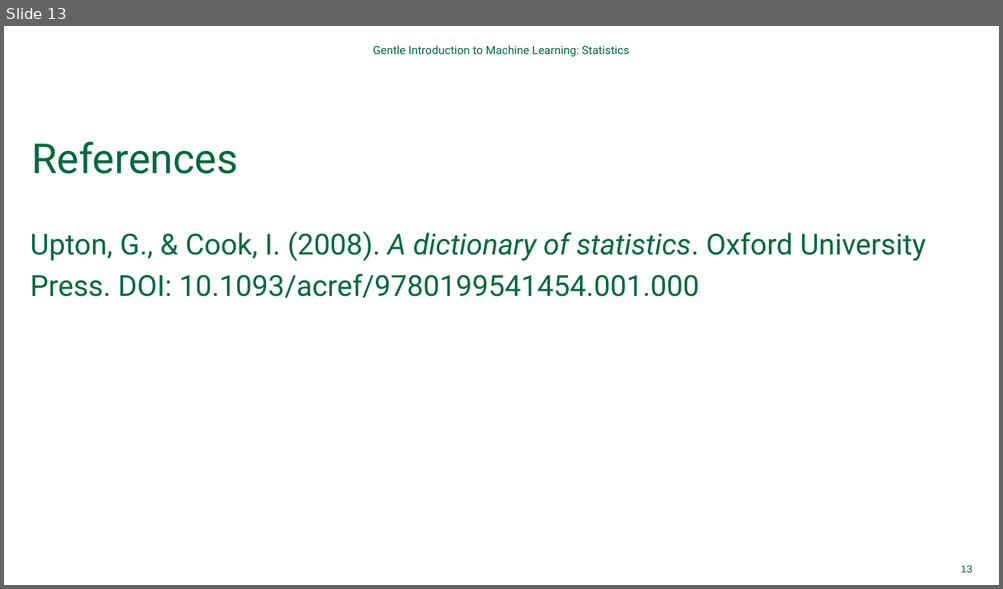
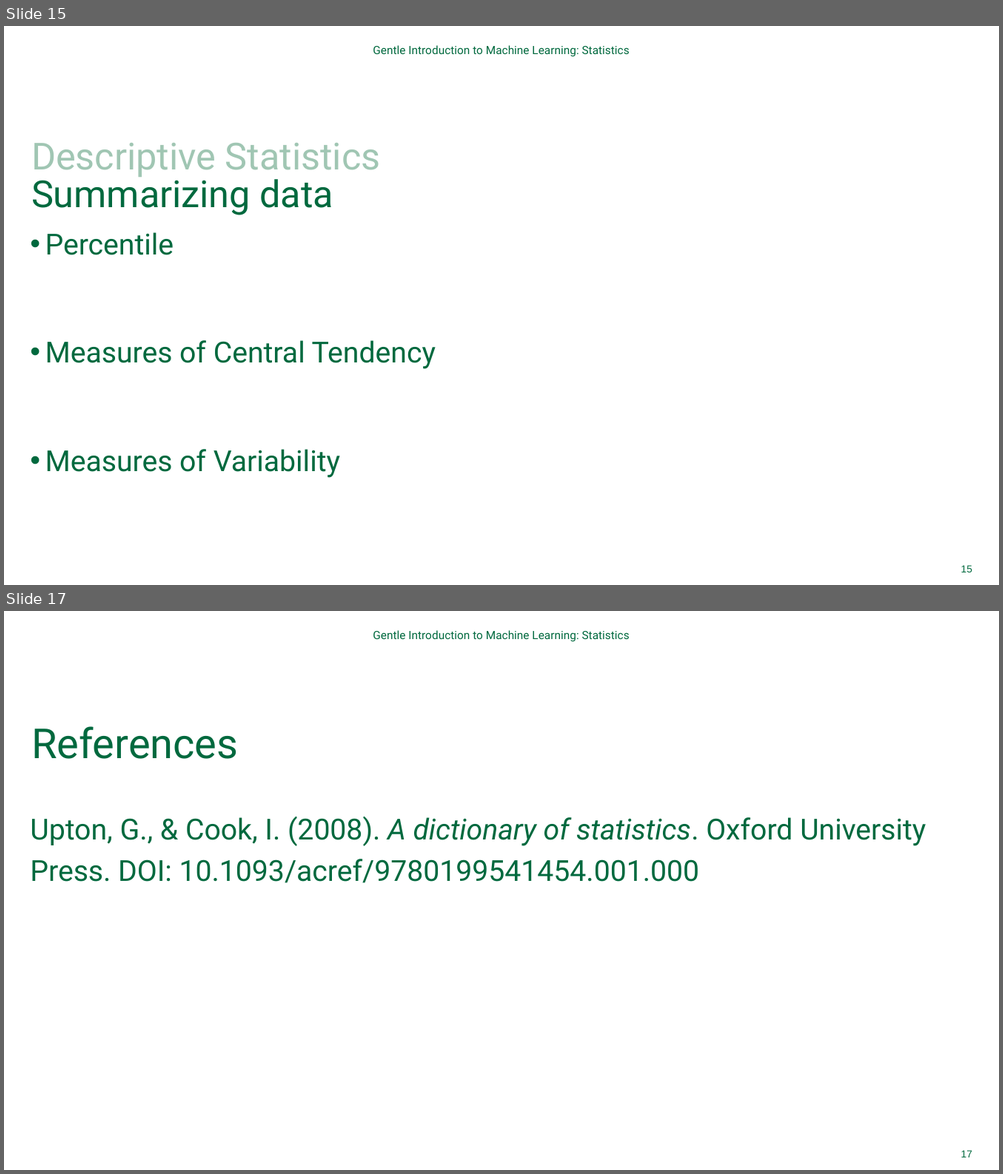
Before and after one commit to Dartmouth-Libraries/gentle-intro-to-statistics, a slide deck: ppt/Gentle-Intro-to-Statistics.pptx. Shown one above the other, each under a label of ours: slide 13 before the commit, slides 15 and 17 after it; the slides between them are not shown. The pictures are 1003x589 and 1003x1174 pixels, drawn with LibreOffice and Linux fonts; fonts in the diff are those of the drawing; background and template pictures are left out. Boxes give left, top, right and bottom in pixels: in the first picture for what was removed or moved away, otherwise in the second. Text is boxed around its words. In the diff, an @@ line names an element or a change of style, - is before the commit and + after.

```diff
--- a/ppt/Gentle-Intro-to-Statistics.pptx
+++ b/ppt/Gentle-Intro-to-Statistics.pptx
@@ slide 15 added at (4, 26, 999, 585), background #FFFFFF @@
@@ text added at (373, 45, 629, 57), 11 pt, text #00693E @@
+Gentle Introduction to Machine Learning: Statistics
@@ title added at (31, 143, 381, 215), 36 pt, text #A0C6B3 @@
+Descriptive Statistics
+Summarizing data
@@ text added at (45, 232, 435, 478), 28 pt, text #00693E @@
+• Percentile
+• Measures of Central Tendency
+• Measures of Variability
@@ page number added at (961, 565, 972, 573), 9.8 pt, text #00693E @@
+15
@@ what was slide 13 is now slide 17 @@
@@ page number at (961, 1150, 972, 1158): text changed @@
-13
+17
```
Also in this commit, not shown: 1 slide changed, 3 other slides added.
